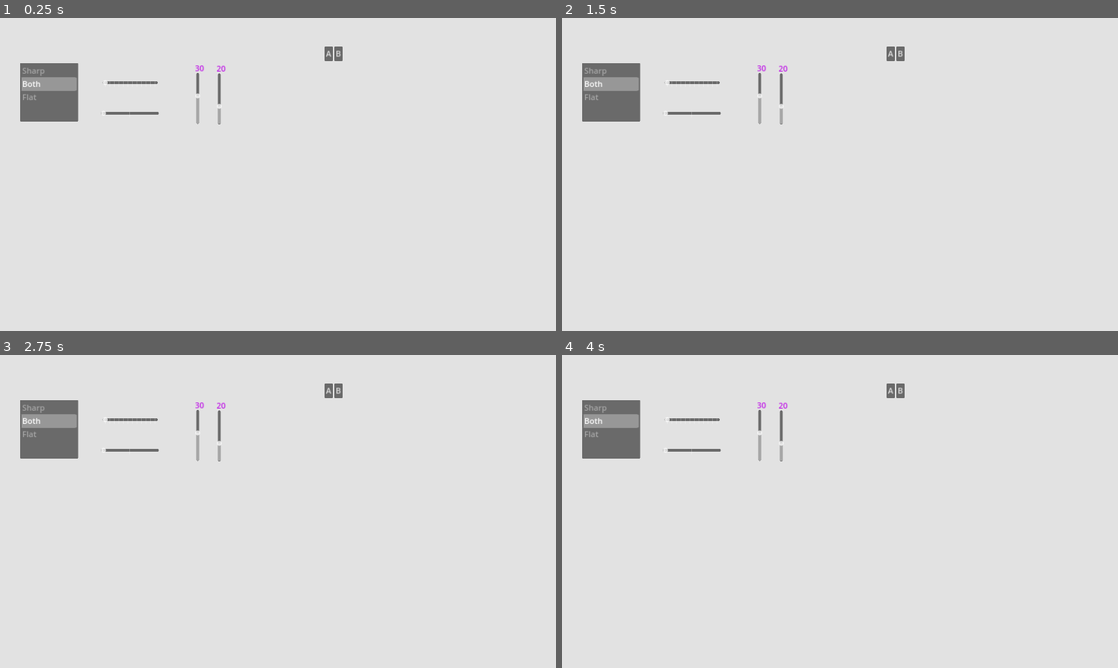
Above: before the commit, frames 1-4 (two rows, left to right).
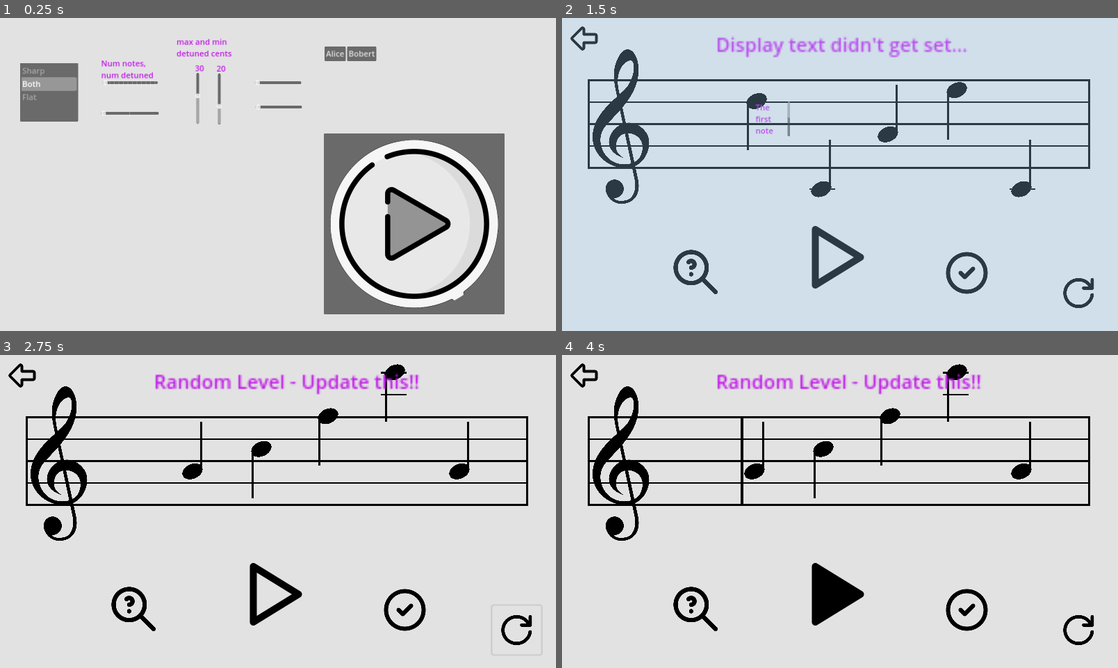
Above: after the commit, the same moments.

Repository: Sniggiho/COMP225-Reluna
Game: Godot game, scene res://Scenes/FreeplaySettingsMenu/FreeplaySettingsMenu.tscn
The game is run twice, just before and just after one commit, with the same random seed, the same clock (stepped at 60 frames per second) and the same inputs. This scene is started directly instead of the project's main scene.
Inputs (mouse positions are in pixels of both pictures, inside the frame that each line leads up to):
- Up to frame 1 (0.25 s): no input
- Up to frame 2 (1.5 s): click (973, 224) at 0.52 s; click (756, 102) at 1.27 s
- Up to frame 3 (2.75 s): click (517, 630) at 2.02 s
- Up to frame 4 (4 s): click (834, 592) at 2.77 s; click (834, 592) at 3.52 s

The runs differ from the first frame. In frame 1, 10% of the frame differs, in the area x 18-91%, y 6-95%; in frame 2, 10%; in frame 3, 10%; in frame 4, 11%, in the area x 1-96%, y 2-93%.

Commit message:
Some freeplay changes

Diff:
--- a/Project/Scenes/FreeplaySettingsMenu/FreeplaySettingsMenu.gd
+++ b/Project/Scenes/FreeplaySettingsMenu/FreeplaySettingsMenu.gd
@@ -11,3 +11,7 @@
 
 	possibleNotes.append("c6")
 	return possibleNotes
+
+
+func _on_button_pressed():
+	SceneTransition.change_scene("res://Scenes/firstScene.tscn")
--- a/Project/Scenes/FreeplaySettingsMenu/FreeplaySettingsMenu.tscn
+++ b/Project/Scenes/FreeplaySettingsMenu/FreeplaySettingsMenu.tscn
@@ -6,6 +6,8 @@
 [ext_resource type="Script" path="res://Scenes/FreeplaySettingsMenu/NumNotes.gd" id="3_p50rh"]
 [ext_resource type="Script" path="res://Scenes/FreeplaySettingsMenu/MaxDetuneCents.gd" id="5_14ibp"]
 [ext_resource type="Script" path="res://Scenes/FreeplaySettingsMenu/MinDetuneCents.gd" id="6_pf2lm"]
+[ext_resource type="Theme" uid="uid://dhkx10rwrne4u" path="res://projectTheme.tres" id="7_adwbt"]
+[ext_resource type="Texture2D" uid="uid://b8vml561x4g7f" path="res://TempImage/cartoonPlayButton.png" id="7_u3omm"]
 
 [node name="FreeplaySettingsMenu" type="Node2D"]
 script = ExtResource("1_qg26p")
@@ -28,9 +30,10 @@
 offset_right = 974.0
 offset_bottom = 122.0
 
-[node name="A" type="PopupMenu" parent="MenuBar"]
+[node name="Alice" type="PopupMenu" parent="MenuBar"]
+size = Vector2i(500, 500)
 
-[node name="B" type="PopupMenu" parent="MenuBar"]
+[node name="Bobert" type="PopupMenu" parent="MenuBar"]
 
 [node name="NumNotes" type="HSlider" parent="."]
 offset_left = 295.0
@@ -74,6 +77,42 @@
 value = 20.0
 script = ExtResource("6_pf2lm")
 
+[node name="Button" type="Button" parent="."]
+offset_left = 932.0
+offset_top = 332.0
+offset_right = 1452.0
+offset_bottom = 852.0
+theme = ExtResource("7_adwbt")
+icon = ExtResource("7_u3omm")
+
+[node name="numNotesLabel" type="RichTextLabel" parent="."]
+offset_left = 291.0
+offset_top = 114.0
+offset_right = 448.0
+offset_bottom = 275.0
+text = "Num notes,
+num detuned"
+fit_content = true
+
+[node name="detunedCents" type="RichTextLabel" parent="."]
+offset_left = 508.0
+offset_top = 52.0
+offset_right = 678.0
+offset_bottom = 140.0
+text = "max and min detuned cents"
+
+[node name="MinNote" type="HSlider" parent="."]
+offset_left = 735.0
+offset_top = 248.0
+offset_right = 869.0
+offset_bottom = 264.0
+
+[node name="MaxNote" type="HSlider" parent="."]
+offset_left = 733.0
+offset_top = 178.0
+offset_right = 867.0
+offset_bottom = 194.0
+
 [connection signal="item_selected" from="DetuneDirection" to="DetuneDirection" method="_on_item_selected"]
 [connection signal="drag_ended" from="NumNotes" to="NumDetuned" method="_on_num_notes_drag_ended"]
 [connection signal="value_changed" from="NumNotes" to="NumNotes" method="_on_value_changed"]
@@ -82,3 +121,4 @@
 [connection signal="value_changed" from="MaxDetuneCents" to="MaxDetuneCents" method="_on_value_changed"]
 [connection signal="value_changed" from="MaxDetuneCents" to="MinDetuneCents" method="_on_max_detune_cents_value_changed"]
 [connection signal="value_changed" from="MinDetuneCents" to="MinDetuneCents" method="_on_value_changed"]
+[connection signal="pressed" from="Button" to="." method="_on_button_pressed"]
--- a/Project/Scenes/firstScene.tscn
+++ b/Project/Scenes/firstScene.tscn
@@ -29,6 +29,7 @@
 bySharp = false
 maxDetuneCents = 40
 minDetuneCents = 30
+lowestNote = "a3"
 musicStaff = NodePath("../MusicStaff")
 
 [node name="ReturnButton" type="TextureButton" parent="."]
Not shown: 1 places in Project/Scenes/FreeplaySettingsMenu/FreeplaySettingsMenu.tscn that only renumber resources
